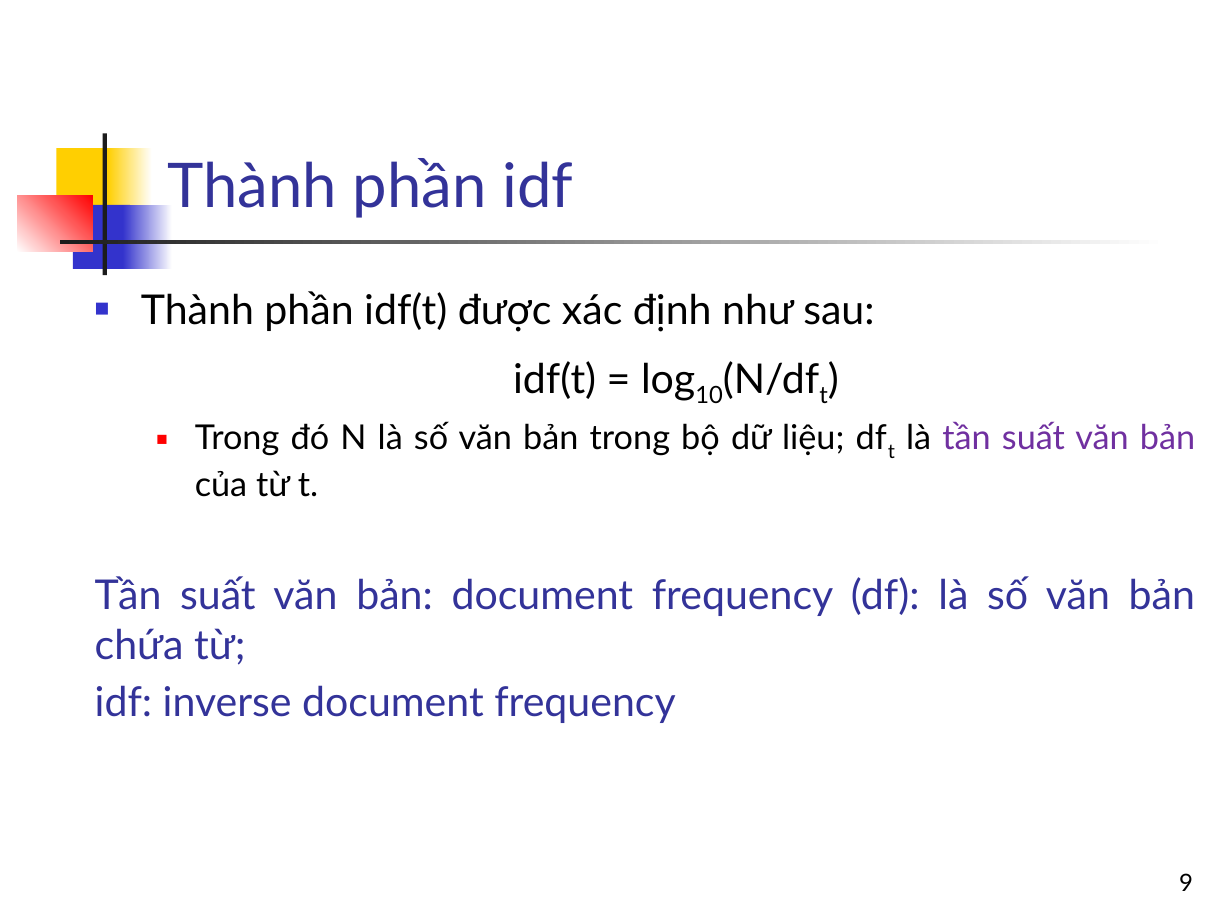
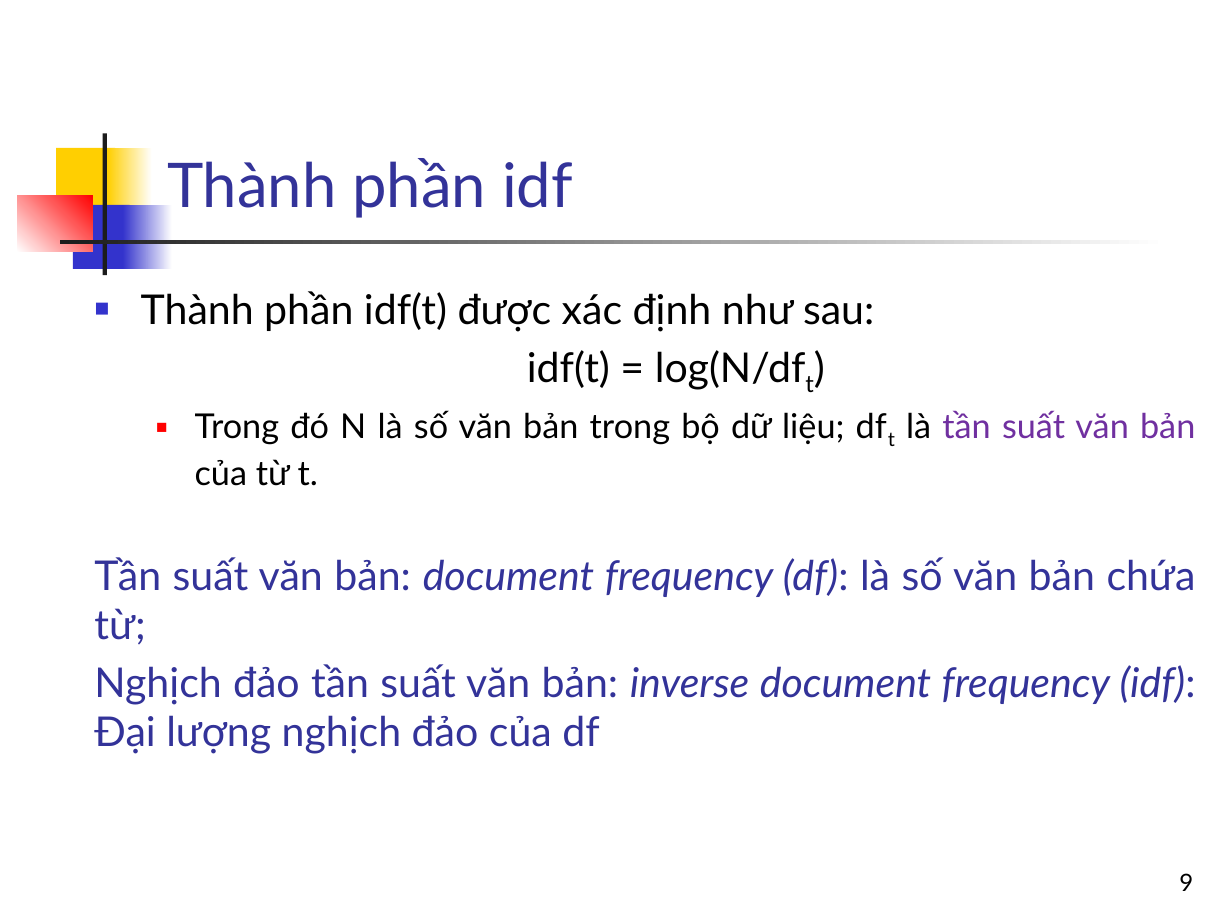
Before and after one commit to bangoc/IT4853, a slide deck: slide 9 of Bai 4 Mô hình không gian vec-tơ.pptx. Drawn at 1232x924 pixels with LibreOffice and Linux fonts; fonts in the diff are those of the drawing. Boxes give left, top, right and bottom in pixels: in the first picture for what was removed or moved away, otherwise in the second. Text is boxed around its words. In the diff, an @@ line names an element or a change of style, - is before the commit and + after.

```diff
--- a/Bai 4 Mô hình không gian vec-tơ.pptx
+++ b/Bai 4 Mô hình không gian vec-tơ.pptx
@@ text at box(94, 291, 1196, 644): italic on in "document frequency (df):"; indent changed @@
@@ text at box(527, 350, 806, 390): text changed @@
-  idf(t) = log10(N/dft)
+idf(t) = log(N/dft)
@@ text at box(94, 664, 1196, 754): text changed @@
-idf: inverse document frequency
+Nghịch đảo tần suất văn bản: inverse document frequency (idf): Đại lượng nghịch đảo của df
```
Also in this commit, not shown: 28 other slides changed, 2 other files.
